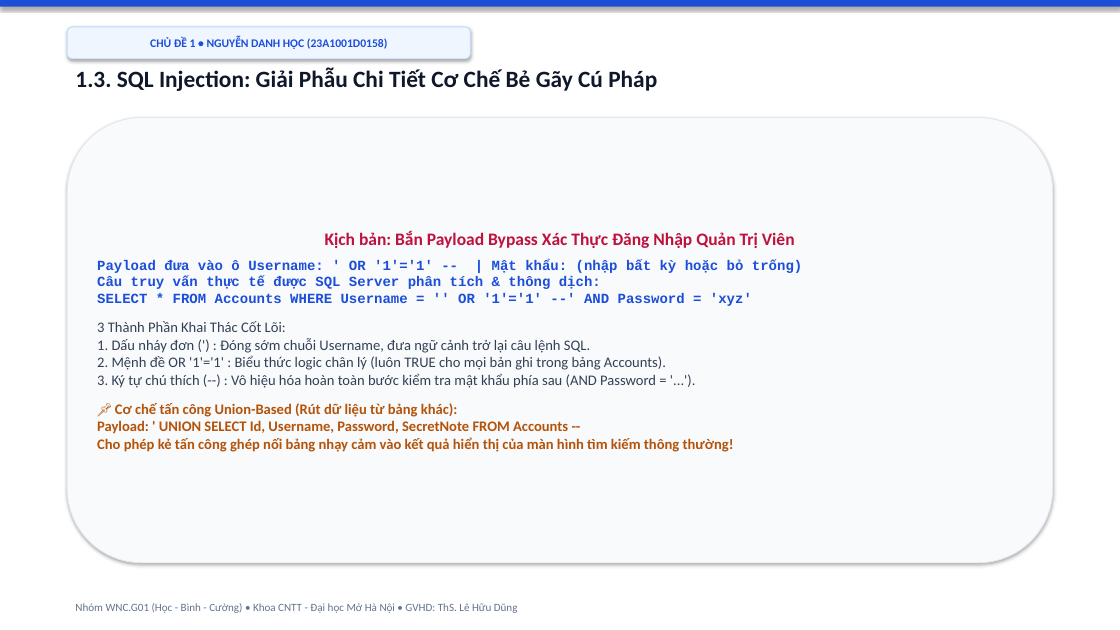
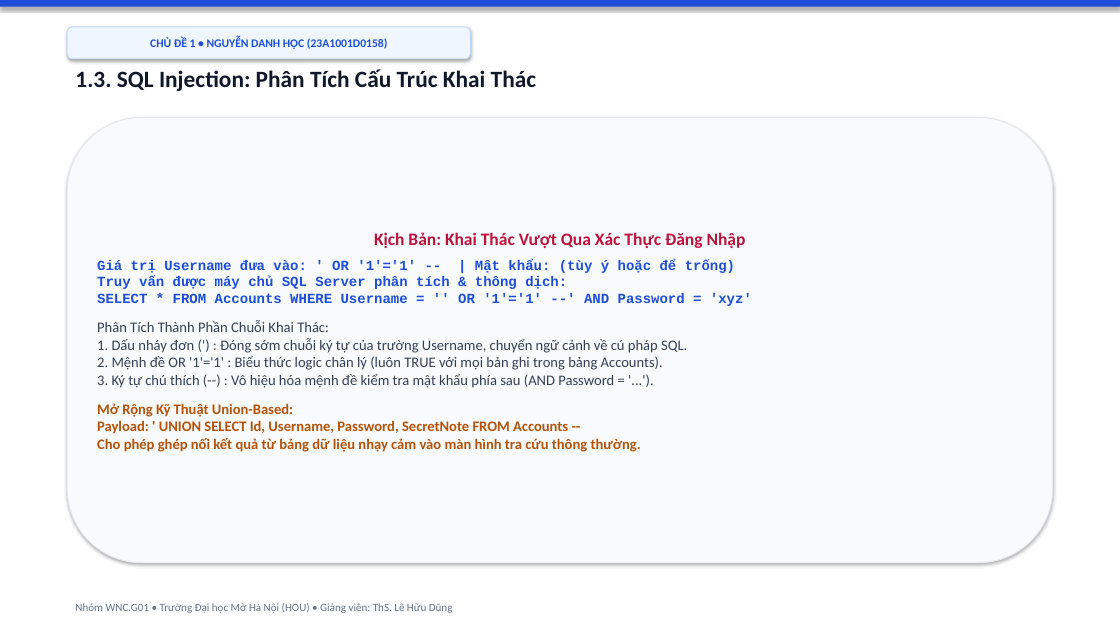
Before and after one commit to hocjsoo/OWASP_Demo, a slide deck: slide 5 of Slide_OWASP_Top3_Nhom_WNC_G01.pptx. Drawn at 1120x630 pixels with LibreOffice and Linux fonts; fonts in the diff are those of the drawing. Boxes give left, top, right and bottom in pixels: in the first picture for what was removed or moved away, otherwise in the second. Text is boxed around its words. In the diff, an @@ line names an element or a change of style, - is before the commit and + after.

```diff
--- a/Slide_OWASP_Top3_Nhom_WNC_G01.pptx
+++ b/Slide_OWASP_Top3_Nhom_WNC_G01.pptx
@@ text at [75, 69, 536, 91]: text changed @@
-1.3. SQL Injection: Giải Phẫu Chi Tiết Cơ Chế Bẻ Gãy Cú Pháp
+1.3. SQL Injection: Phân Tích Cấu Trúc Khai Thác
@@ text in rounded rectangle at [97, 232, 752, 452]: text changed @@
-Kịch bản: Bắn Payload Bypass Xác Thực Đăng Nhập Quản Trị Viên
-Payload đưa vào ô Username: ' OR '1'='1' -- | Mật khẩu: (nhập bất kỳ hoặc bỏ trống)
-Câu truy vấn thực tế được SQL Server phân tích & thông dịch:
-SELECT * FROM Accounts WHERE Username = '' OR '1'='1' --' AND Password = 'xyz'
-3 Thành Phần Khai Thác Cốt Lõi:
-1. Dấu nháy đơn (') : Đóng sớm chuỗi Username, đưa ngữ cảnh trở lại câu lệnh SQL.
-2. Mệnh đề OR '1'='1' : Biểu thức logic chân lý (luôn TRUE cho mọi bản ghi trong bảng Accounts).
-3. Ký tự chú thích (--) : Vô hiệu hóa hoàn toàn bước kiểm tra mật khẩu phía sau (AND Password = '...').
-📌 Cơ chế tấn công Union-Based (Rút dữ liệu từ bảng khác):
-Payload: ' UNION SELECT Id, Username, Password, SecretNote FROM Accounts --
-Cho phép kẻ tấn công ghép nối bảng nhạy cảm vào kết quả hiển thị của màn hình tìm kiếm thông thường!
+Kịch Bản: Khai Thác Vượt Qua Xác Thực Đăng Nhập
+Giá trị Username đưa vào: ' OR '1'='1' -- | Mật khẩu: (tùy ý hoặc để trống)
+Truy vấn được máy chủ SQL Server phân tích & thông dịch:
+SELECT * FROM Accounts WHERE Username = '' OR '1'='1' --' AND Password = 'xyz'
+Phân Tích Thành Phần Chuỗi Khai Thác:
+1. Dấu nháy đơn (') : Đóng sớm chuỗi ký tự của trường Username, chuyển ngữ cảnh về cú pháp SQL.
+2. Mệnh đề OR '1'='1' : Biểu thức logic chân lý (luôn TRUE với mọi bản ghi trong bảng Accounts).
+3. Ký tự chú thích (--) : Vô hiệu hóa mệnh đề kiểm tra mật khẩu phía sau (AND Password = '...').
+Mở Rộng Kỹ Thuật Union-Based:
+Payload: ' UNION SELECT Id, Username, Password, SecretNote FROM Accounts --
+Cho phép ghép nối kết quả từ bảng dữ liệu nhạy cảm vào màn hình tra cứu thông thường.
@@ text at [75, 603, 453, 613]: text changed @@
-Nhóm WNC.G01 (Học - Bình - Cường) • Khoa CNTT - Đại học Mở Hà Nội • GVHD: ThS. Lê Hữu Dũng
+Nhóm WNC.G01 • Trường Đại học Mở Hà Nội (HOU) • Giảng viên: ThS. Lê Hữu Dũng
```
Also in this commit, not shown: 21 other slides changed, 2 other files.
